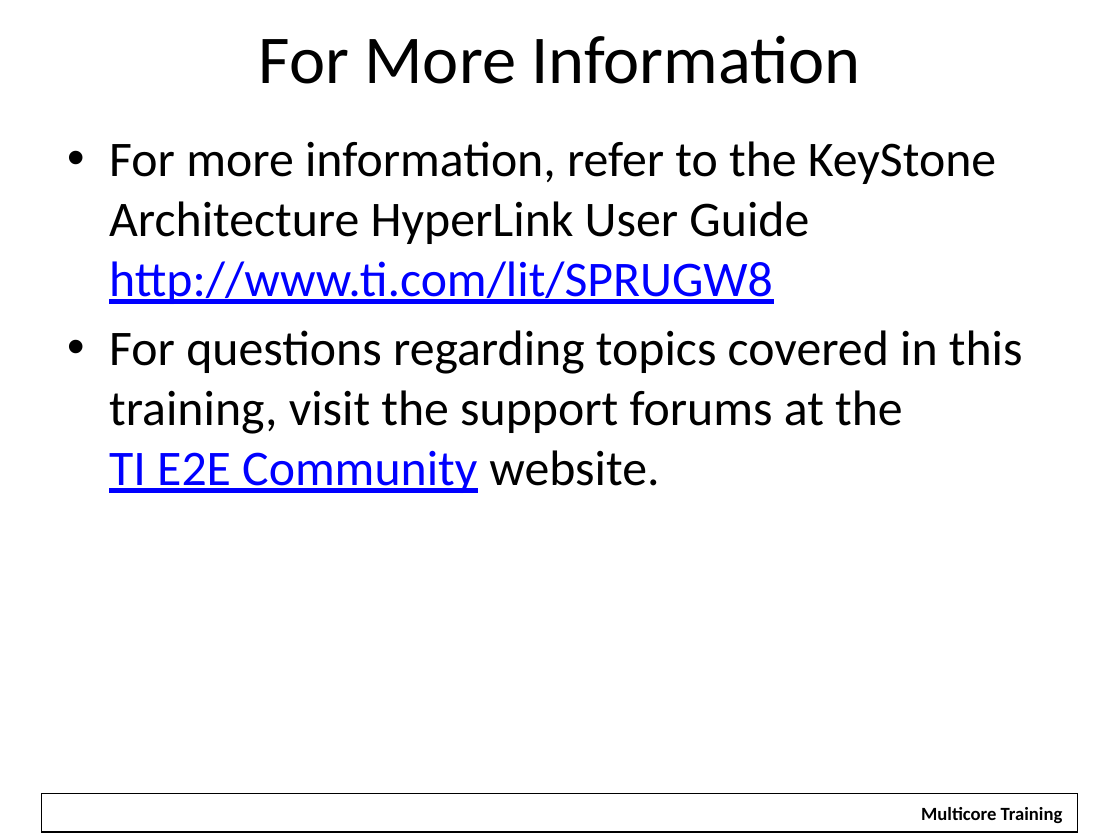
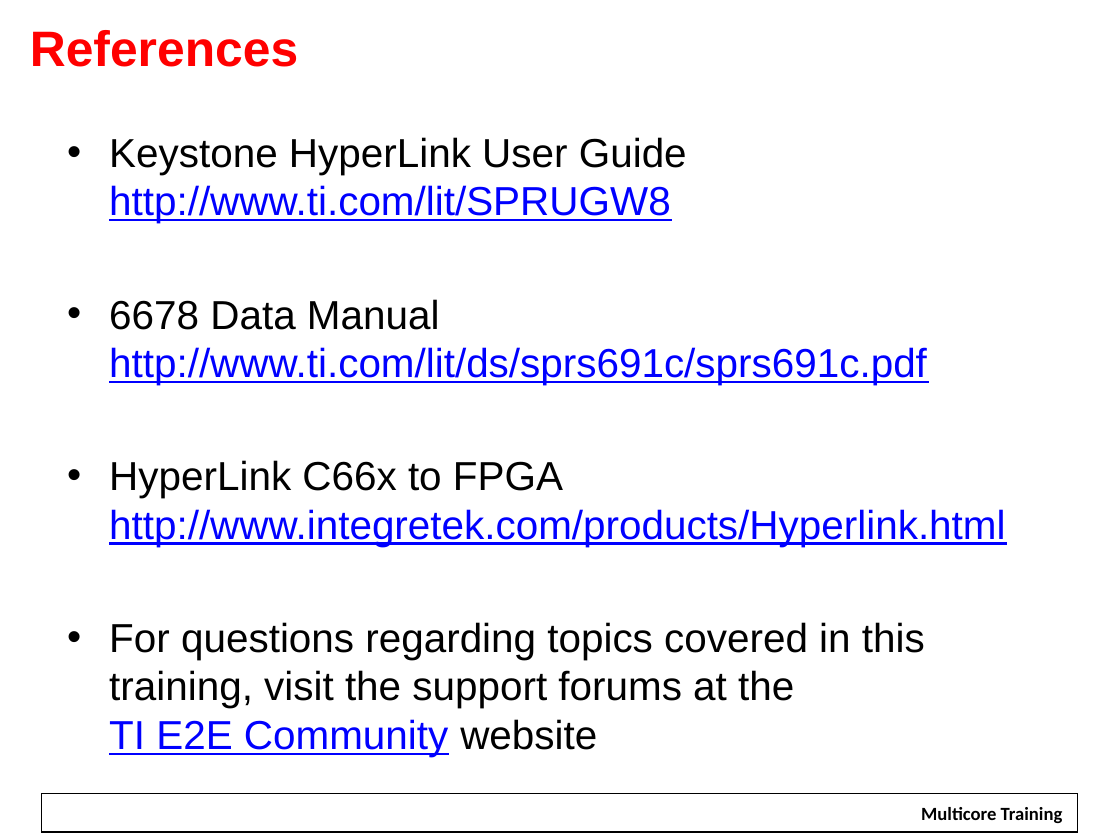
Before and after one commit to hari1989/keystone-workshop, a slide deck: slide 53 of slides/Intro to Hyperlink.pptx (slide 47 before the commit). Drawn at 1120x840 pixels with LibreOffice and Linux fonts; fonts in the diff are those of the drawing; background and template pictures are left out. Boxes give left, top, right and bottom in pixels: in the first picture for what was removed or moved away, otherwise in the second. Text is boxed around its words. In the diff, an @@ line names an element or a change of style, - is before the commit and + after.

```diff
--- a/slides/Intro to Hyperlink.pptx
+++ b/slides/Intro to Hyperlink.pptx
@@ text added at (30,30,298,67), 32 pt, text #FF0000, bold @@
+References
@@ title removed at (259,35,860,84) @@
-For More Information
@@ text at (109,137,1005,757): text changed; size 32 to 26 pt; font Calibri to Arial @@
-• For more information, refer to the KeyStone Architecture HyperLink User Guide
-  http://www.ti.com/lit/SPRUGW8
-• For questions regarding topics covered in this training, visit the support forums at the
-  TI E2E Community website.
+• Keystone HyperLink User Guide
+  http://www.ti.com/lit/SPRUGW8
+• 6678 Data Manual
+  http://www.ti.com/lit/ds/sprs691c/sprs691c.pdf
+• HyperLink C66x to FPGA
+  http://www.integretek.com/products/Hyperlink.html
+• For questions regarding topics covered in this training, visit the support forums at the
+  TI E2E Community website
```
Also in this commit, not shown: 23 other slides changed, 40 slides added, 23 slides removed, 1 other file.
